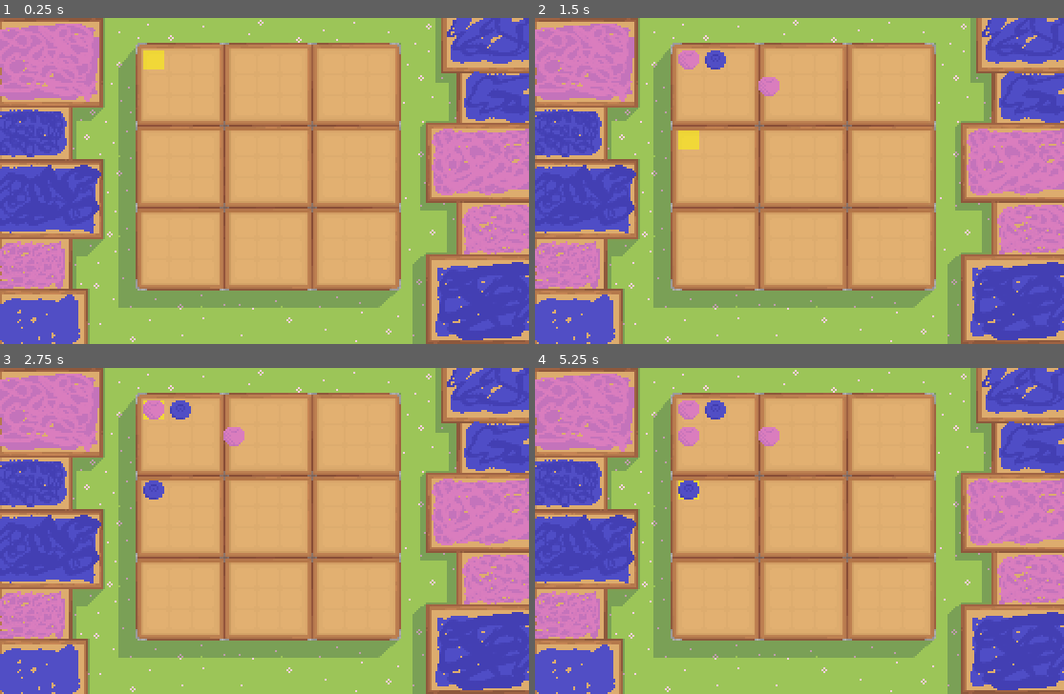
Above: before the commit, frames 1-4 (two rows, left to right).
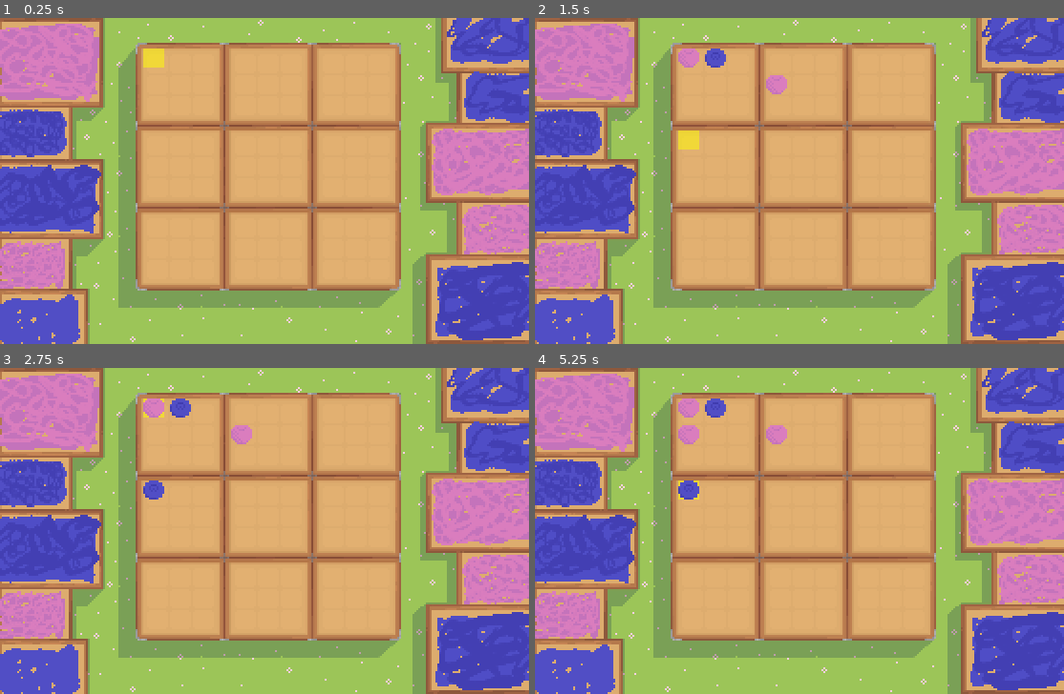
Above: after the commit, the same moments.

Repository: Foxsia/UltimateTicTacToe
Game: Godot game, scene res://scenes/game/game.tscn
Same seed, same stepped clock (60 frames per second), same inputs: the game is played once before the commit and once after it.
Inputs:
- Up to frame 1 (0.25 s): no input
- Up to frame 2 (1.5 s): tap Enter (confirm) at 0.5, 1.35 s; hold D (move_right) 0.53-1.28 s; hold Enter (confirm) 0.53-1.28 s; hold S (move_down) from 1.28 s (still down)
- Up to frame 3 (2.75 s): tap Enter (confirm) at 2 s; release S (move_down) at 2.03 s; hold D (move_right) from 2.03 s (still down); hold Enter (confirm) from 2.03 s (still down)
- Up to frame 4 (5.25 s): release D (move_right) at 2.78 s; release Enter (confirm) at 2.78 s; hold W (move_up) 2.78-3.53 s; tap Enter (confirm) at 2.85, 3.5, 4.35 s; hold Enter (confirm) 3.53-4.28 s; hold A (move_left) 3.53-5.03 s; hold S (move_down) from 5.03 s (still down); hold Enter (confirm) from 5.03 s (still down)

The runs differ from the first frame. In frame 1, less than 0.1% of the frame differs, in the area x 27-32%, y 9-16%; in frame 2, 0.3%; in frame 3, 0.3%; in frame 4, 0.3%, in the area x 27-48%, y 9-24%.

Commit message:
change margins between small boards

Diff:
--- a/scenes/game/mainBoard.tscn
+++ b/scenes/game/mainBoard.tscn
@@ -14,6 +14,9 @@
 
 [node name="GridContainer" type="GridContainer" parent="."]
 margin_left = 4.0
-margin_top = 4.0
+margin_top = 3.0
+size_flags_horizontal = 3
+custom_constants/vseparation = 5
+custom_constants/hseparation = 8
 columns = 3
 script = ExtResource( 1 )
